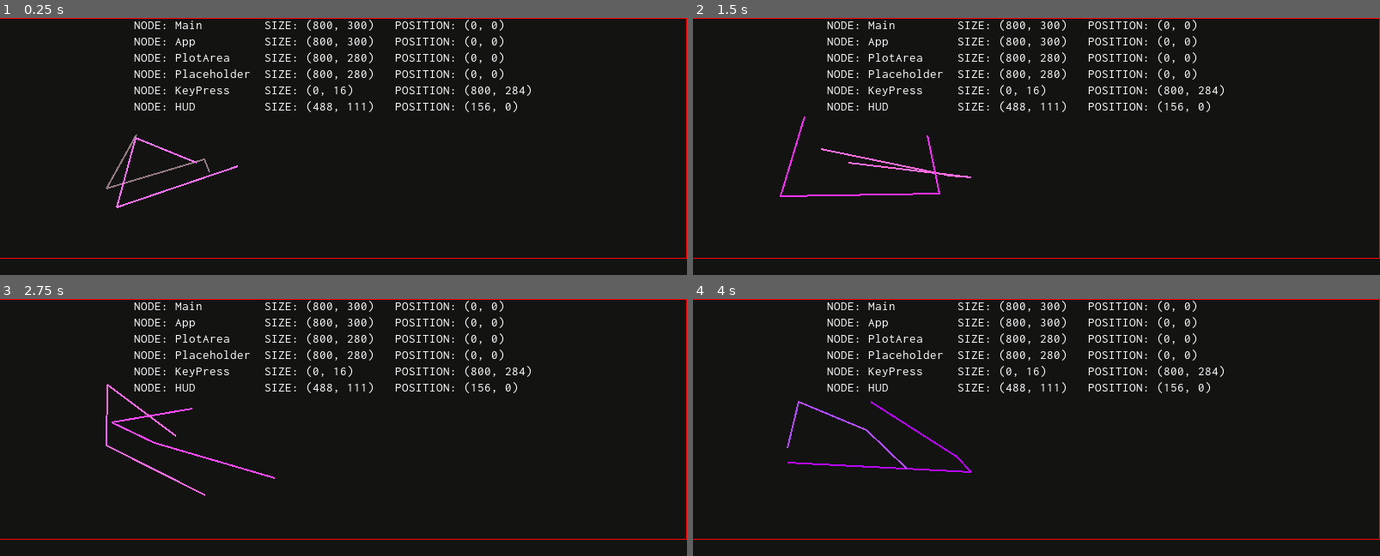
Above: before the commit, frames 1-4 (two rows, left to right).
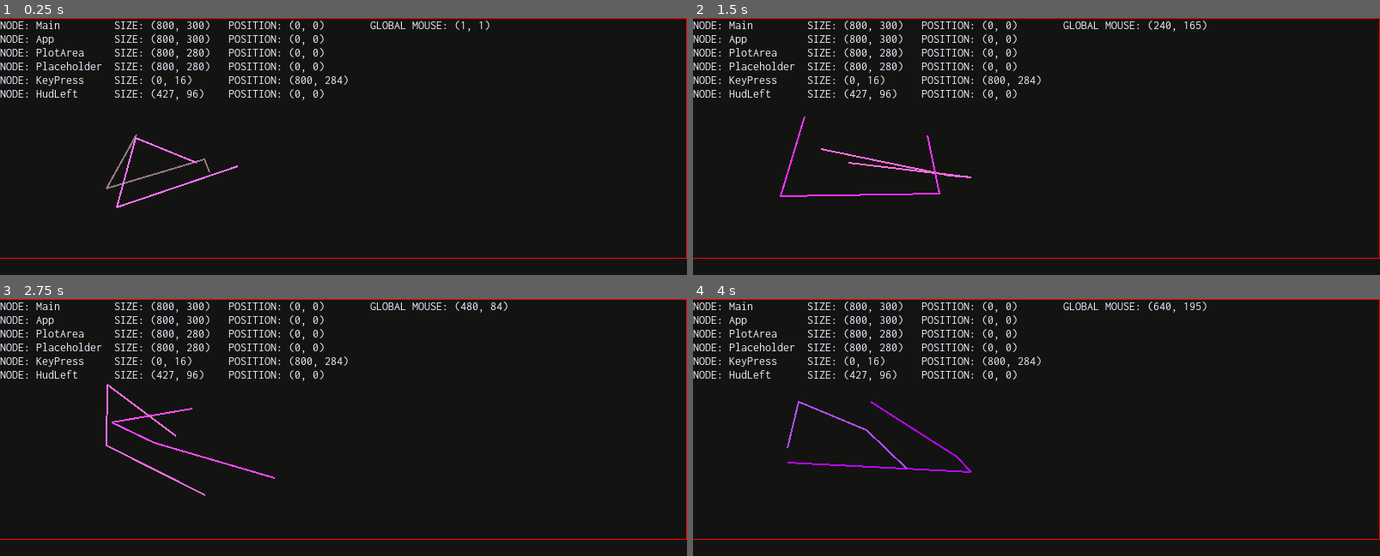
Above: after the commit, the same moments.

Repository: sustainablelab/draw-line
Game: Godot game, scene res://src/Main.tscn
Same seed, same stepped clock (60 frames per second), same inputs: the game is played once before the commit and once after it.
Inputs (mouse positions are in pixels of both pictures, inside the frame that each line leads up to):
- Up to frame 1 (0.25 s): no input
- Up to frame 2 (1.5 s): tap Enter at 0.5 s; move the mouse to (1187, 133) at 0.52 s; move the mouse to (899, 159) at 1.27 s
- Up to frame 3 (2.75 s): move the mouse to (412, 370) at 2.02 s
- Up to frame 4 (4 s): move the mouse to (1002, 478) at 2.77 s; move the mouse to (1242, 466) at 3.52 s

The runs differ from the first frame. In frame 1, 5.7% of the frame differs, in the area x 0-78%, y 0-37%; in frame 2, 5.7%; in frame 3, 5.7%; in frame 4, 5.7%.

Commit message:
Split HUD into left and right and add global mouse coordinates

Diff:
--- a/assets/debug_theme.tres
+++ b/assets/debug_theme.tres
@@ -3,14 +3,14 @@
 [ext_resource path="res://assets/Inconsolata-Regular.ttf" type="DynamicFontData" id=1]
 
 [sub_resource type="DynamicFont" id=1]
-size = 15
+size = 14
 font_data = ExtResource( 1 )
 
 [resource]
-Label/colors/font_color = Color( 1, 1, 1, 1 )
+Label/colors/font_color = Color( 0.933333, 0.933333, 1, 1 )
 Label/colors/font_color_shadow = Color( 0, 0, 0, 0 )
 Label/colors/font_outline_modulate = Color( 1, 1, 1, 1 )
-Label/constants/line_spacing = 3
+Label/constants/line_spacing = 0
 Label/constants/shadow_as_outline = 0
 Label/constants/shadow_offset_x = 1
 Label/constants/shadow_offset_y = 1
--- /dev/null
+++ b/src/HudRight.gd
@@ -0,0 +1,9 @@
+extends Label
+
+
+var Mouse : String = "---"
+
+func _ready():
+	valign = Label.VALIGN_TOP
+	size_flags_horizontal = Label.SIZE_SHRINK_CENTER
+	size_flags_vertical = Label.SIZE_EXPAND
--- a/src/Main.gd
+++ b/src/Main.gd
@@ -2,7 +2,8 @@
 
 
 # ---< DEVELOPER >---
-onready var Hud: Label = get_node("HUD")
+onready var HudLeft: Label = get_node("Dev/HudLeft")
+onready var HudRight: Label = get_node("Dev/HudRight")
 
 # ---< APPLICATION USER >---
 onready var global_lines := Node2D.new() # Parent node to hold all lines
@@ -71,20 +72,25 @@
 func _process(_delta) -> void:
 
 	## Write text to HUD text overlay
-	## Initialize values in Hud text overlay
-	Hud.Main = myu.report_size_and_position(self)
-	Hud.App = myu.report_size_and_position(App)
-	Hud.PlotArea = myu.report_size_and_position(PlotArea)
-	Hud.Placeholder = myu.report_size_and_position(Placeholder)
-	Hud.KeyPress = myu.report_size_and_position(KeyPress)
-	Hud.Hud = myu.report_size_and_position(Hud)
-	Hud.text = "{Main}\n{App}\n{PlotArea}\n{Placeholder}\n{KeyPress}\n{Hud}".format({
-		"Main":Hud.Main,
-		"App":Hud.App,
-		"PlotArea":Hud.PlotArea,
-		"Placeholder":Hud.Placeholder,
-		"KeyPress":Hud.KeyPress,
-		"Hud":Hud.Hud
+	## Write values in HudLeft text overlay
+	HudLeft.Main = myu.report_size_and_position(self)
+	HudLeft.App = myu.report_size_and_position(App)
+	HudLeft.PlotArea = myu.report_size_and_position(PlotArea)
+	HudLeft.Placeholder = myu.report_size_and_position(Placeholder)
+	HudLeft.KeyPress = myu.report_size_and_position(KeyPress)
+	HudLeft.Hud = myu.report_size_and_position(HudLeft)
+	HudLeft.text = "{Main}\n{App}\n{PlotArea}\n{Placeholder}\n{KeyPress}\n{HudLeft}".format({
+		"Main":HudLeft.Main,
+		"App":HudLeft.App,
+		"PlotArea":HudLeft.PlotArea,
+		"Placeholder":HudLeft.Placeholder,
+		"KeyPress":HudLeft.KeyPress,
+		"HudLeft":HudLeft.Hud
+		})
+	## Write values in HudRight text overlay
+	HudRight.Mouse = get_global_mouse_position()
+	HudRight.text = "GLOBAL MOUSE: {Mouse}".format({
+		"Mouse":HudRight.Mouse
 		})
 
 	## Free all lines
--- a/src/Main.tscn
+++ b/src/Main.tscn
@@ -1,9 +1,10 @@
-[gd_scene load_steps=5 format=2]
+[gd_scene load_steps=6 format=2]
 
 [ext_resource path="res://src/Main.gd" type="Script" id=1]
 [ext_resource path="res://src/KeyPress.tscn" type="PackedScene" id=2]
 [ext_resource path="res://assets/debug_theme.tres" type="Theme" id=3]
-[ext_resource path="res://src/HUD.gd" type="Script" id=4]
+[ext_resource path="res://src/HudLeft.gd" type="Script" id=4]
+[ext_resource path="res://src/HudRight.gd" type="Script" id=5]
 
 [node name="Main" type="MarginContainer"]
 theme = ExtResource( 3 )
@@ -12,19 +13,34 @@
 "_edit_use_anchors_": false
 }
 
-[node name="HUD" type="Label" parent="."]
+[node name="Dev" type="HBoxContainer" parent="."]
+margin_right = 4.0
+margin_bottom = 20.0
+
+[node name="HudLeft" type="Label" parent="Dev"]
 margin_bottom = 16.0
 size_flags_vertical = 0
 script = ExtResource( 4 )
 
+[node name="HudRight" type="Label" parent="Dev"]
+margin_left = 4.0
+margin_top = 2.0
+margin_right = 4.0
+margin_bottom = 18.0
+script = ExtResource( 5 )
+
 [node name="App" type="VBoxContainer" parent="."]
+margin_right = 4.0
 margin_bottom = 20.0
 
 [node name="PlotArea" type="MarginContainer" parent="App"]
+margin_right = 4.0
 
 [node name="Placeholder" type="ReferenceRect" parent="App/PlotArea"]
+margin_right = 4.0
 
 [node name="KeyPress" parent="App" instance=ExtResource( 2 )]
 margin_top = 4.0
+margin_right = 4.0
 margin_bottom = 20.0
 size_flags_vertical = 1
Renamed: src/HUD.gd -> src/HudLeft.gd
